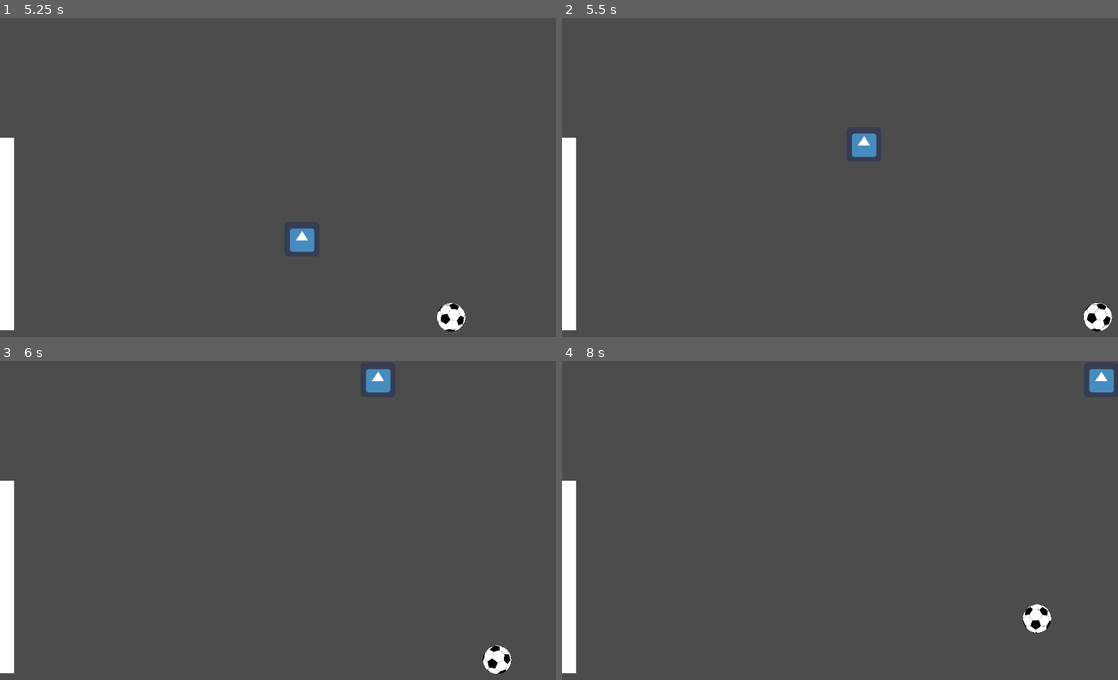
Above: before the commit, frames 1-4 (two rows, left to right).
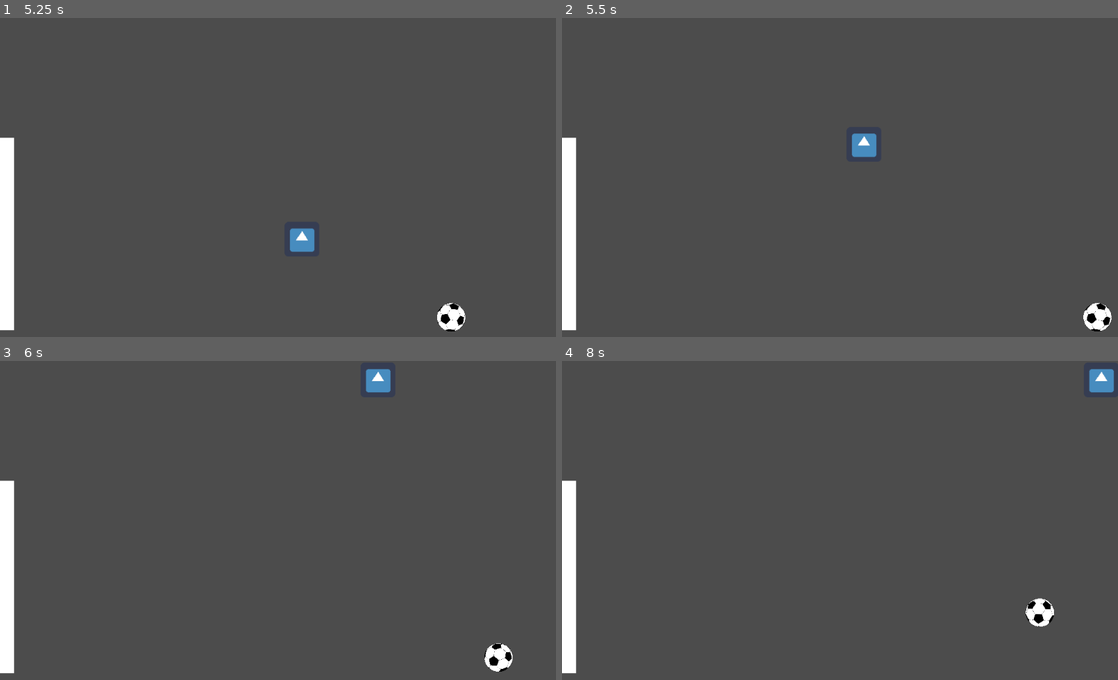
Above: after the commit, the same moments.

Repository: xDeviOfficial/foot-play
Game: Godot game, scene res://Game.tscn
Same seed, same stepped clock (60 frames per second), same inputs: the game is played once before the commit and once after it. The engine's default icon, where the game draws it, is replaced by a stand-in: a white triangle on a blue panel in a dark square.
Inputs:
- Up to frame 1 (5.25 s): hold Up (ui_up) 0.53-2.03 s; hold Left (ui_left) 2.03-3.53 s; hold Down (ui_down) 3.53-4.28 s; hold Right (ui_right) 4.28-5.03 s; hold Up (ui_up) from 5.03 s (still down)
- Up to frame 2 (5.5 s): keep holding Up (ui_up)
- Up to frame 3 (6 s): release Up (ui_up) at 5.78 s; hold Right (ui_right) from 5.78 s (still down)
- Up to frame 4 (8 s): keep holding Right (ui_right)

Frame 1 is identical in both runs. In frame 2, less than 0.1% of the frame differs, in the area x 93-99%, y 89-99%; in frame 3, 0.2%; in frame 4, 0.4%, in the area x 82-89%, y 74-86%.

Commit message:
Add Goal Texture

Diff:
--- a/Game.tscn
+++ b/Game.tscn
@@ -1,11 +1,12 @@
-[gd_scene load_steps=15 format=2]
+[gd_scene load_steps=16 format=2]
 
 [ext_resource path="res://Game.gd" type="Script" id=1]
 [ext_resource path="res://PlayerBody.gd" type="Script" id=2]
 [ext_resource path="res://icon.png" type="Texture" id=3]
 [ext_resource path="res://Ball.gd" type="Script" id=4]
 [ext_resource path="res://Soccerball.svg" type="Texture" id=5]
-[ext_resource path="res://Goal.png" type="Texture" id=6]
+[ext_resource path="res://GoalObject.gd" type="Script" id=6]
+[ext_resource path="res://Goal.png" type="Texture" id=7]
 
 [sub_resource type="RectangleShape2D" id=1]
 extents = Vector2( 30, 30 )
@@ -79,6 +80,7 @@
 shape = SubResource( 6 )
 
 [node name="GoalObject" type="Area2D" parent="."]
+script = ExtResource( 6 )
 
 [node name="CollisionShape2D" type="CollisionShape2D" parent="GoalObject"]
 position = Vector2( -632.024, -12.9348 )
--- /dev/null
+++ b/GoalObject.gd
@@ -0,0 +1,17 @@
+extends Area2D
+
+# Declare member variables here. Examples:
+# var a = 2
+# var b = "text"
+
+# Called when the node enters the scene tree for the first time.
+func _ready():
+    self.connect("body_enter",self,"_on_Area2D_body_enter")
+
+# Called every frame. 'delta' is the elapsed time since the previous frame.
+func _process(delta):
+    pass
+
+
+func _on_Area2D_body_enter(body):
+    print(str('Body entered: ', body.get_name()))
Not shown: 1 places in Game.tscn that only renumber resources
